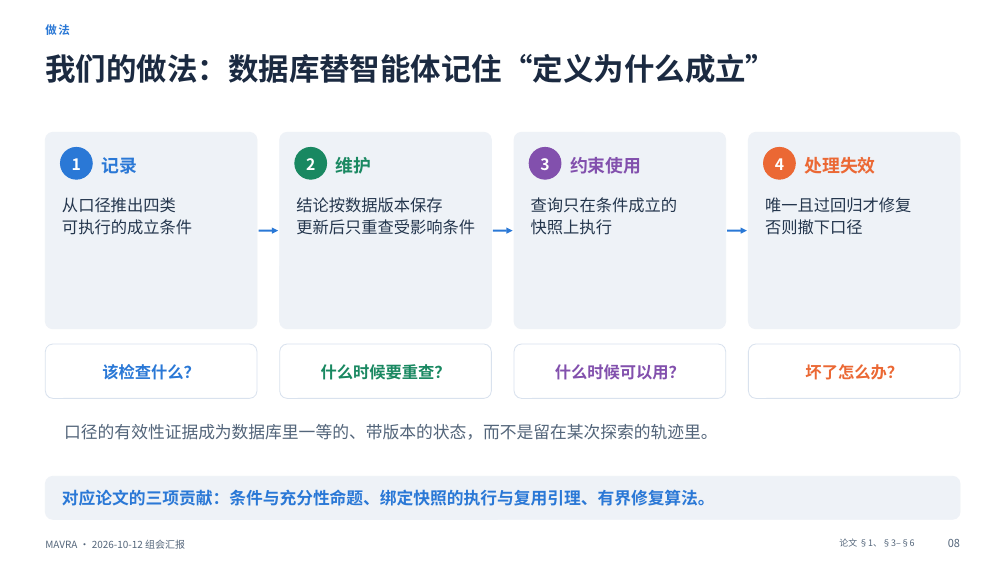
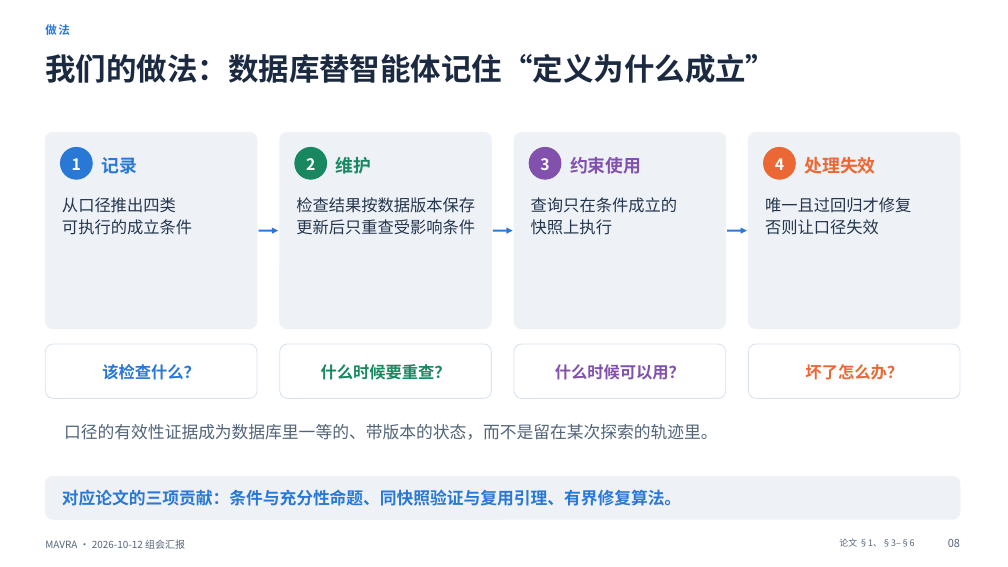
Before and after one commit to mmmttt000045/agent4db-adapter, a slide deck: slide 8 of docs/mavra-report-2026-10-12.pptx. Drawn at 1008x567 pixels with LibreOffice and Linux fonts; fonts in the diff are those of the drawing. Boxes give left, top, right and bottom in pixels: in the first picture for what was removed or moved away, otherwise in the second. Text is boxed around its words. In the diff, an @@ line names an element or a change of style, - is before the commit and + after.

```diff
--- a/docs/mavra-report-2026-10-12.pptx
+++ b/docs/mavra-report-2026-10-12.pptx
@@ text at (x1=296, y1=197, x2=475, y2=213): text changed @@
-结论按数据版本保存
+检查结果按数据版本保存
@@ text at (x1=765, y1=219, x2=879, y2=235): text changed @@
-否则撤下口径
+否则让口径失效
@@ text at (x1=62, y1=489, x2=681, y2=506): text changed @@
-对应论文的三项贡献：条件与充分性命题、绑定快照的执行与复用引理、有界修复算法。
+对应论文的三项贡献：条件与充分性命题、同快照验证与复用引理、有界修复算法。
```
Also in this commit, not shown: 22 other slides changed, 2 other files.
